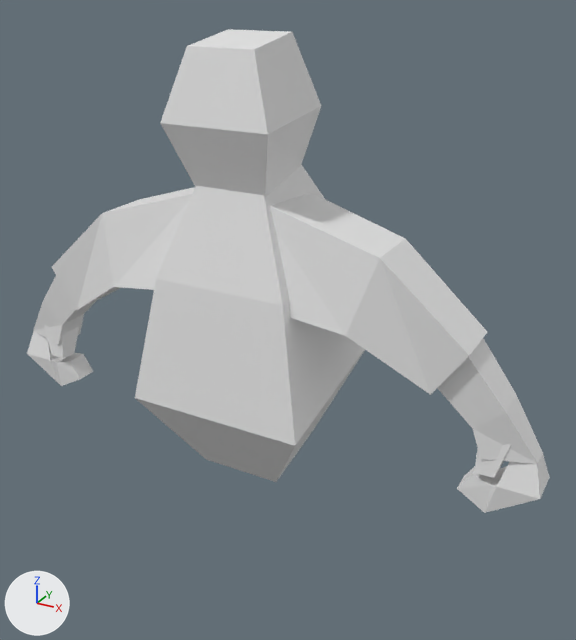
Renders of the Blender file models/monsterguy/untitled.blend from each side of a commit.
The view is the same before and after, from a camera (50 mm lens) standing at (8.66, -13.75, 14.5) and looking at (0.5, 1.08, 7.09). Every picture has the same lights, and +X, +Y and +Z are marked at lower left.

Script lines for the objects in view, before the commit:
```python
me_cube_002 = bpy.data.meshes.new('Cube.002')
me_cube_002.from_pydata(...)  # 16 vertices, 14 faces; spans x -2.86..2.86, y -3.78..1.94, z -5.93..0.9
me_cube_003 = bpy.data.meshes.new('Cube.003')
me_cube_003.from_pydata(...)  # 12 vertices, 10 faces; spans x -0.77..0.51, y -1.07..1.07, z -0.46..2.48
me_cube_015 = bpy.data.meshes.new('Cube.015')
me_cube_015.from_pydata(...)  # 16 vertices, 14 faces; spans x -1.53..0.18, y -0.46..0.38, z -0.46..1.0
ob_1torso = bpy.data.objects.new('1TORSO', me_cube_002)
ob_1torso.location = (0.0, 0.38, 9.99)
ob_1torso.rotation_euler = (0.211, 0.0, 0.0)  # degrees (12, 0, 0)
ob_1torso.scale = (0.723, 0.723, 1.02)
ob_left_fist_001 = bpy.data.objects.new('LEFT_FIST.001', me_cube_015)
ob_left_fist_001.location = (-6.85, 0.46, 4.61)
ob_left_fist_001.scale = (-1.0, 1.0, 1.0)
ob_left_uparm = bpy.data.objects.new('LEFT_UPARM', me_cube_003)
ob_left_uparm.location = (3.34, 0.34, 7.38)
ob_left_uparm.scale = (3.55, 1.18, 1.18)
# also in view: '1HEAD' at (0.0, 0.09, 11.88); 'LEFT_UPARM.001' at (-3.15, 0.34, 8.5); 'LEFT_FIST' at (5.89, 0.41, 4.95); 'LEFT_FORARM' at (5.42, 0.4, 6.67); 'LEFT_FORARM.001' at (-5.7, 0.4, 6.6)
```
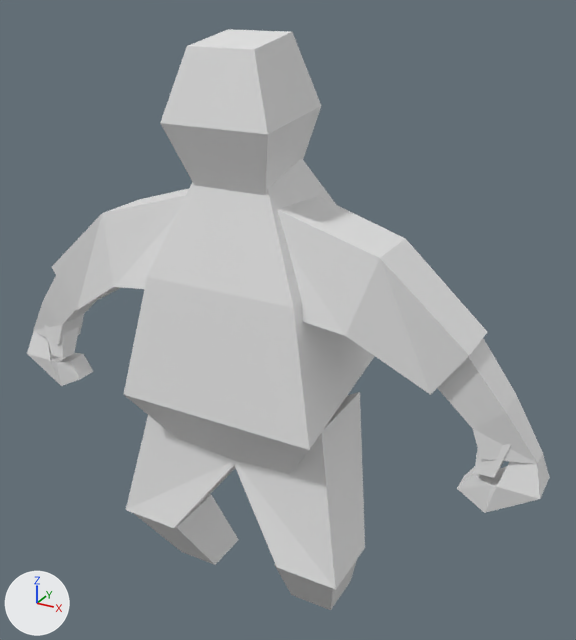
Location of each change, [x1, y1, x2, y2] in pixels of the pictures (576 x 640 px):
'1TORSO', rescaled (10% wider): before [135, 165, 365, 482]; after [123, 159, 375, 474]
'L_leg_upper', added: after [234, 392, 365, 590]
'R_leg_upper', added: after [126, 415, 236, 528]
'R_leg_lower', added: after [134, 494, 239, 565]
'L_leg_lower', added: after [274, 560, 357, 610]

The change, as a list of edits to the scene's bpy script:
```text
Add me_cube_010:
    me_cube_010.from_pydata([(-0.73, 0.25, -1.0), (-0.51, -0.99, 1.0), (-0.73, 1.42, -1.0), (-0.51, 0.53, 1.0), (0.36, 0.25, -1.0), (0.97, -0.99, 1.0), (0.36, 1.42, -1.0), (0.97, 0.53, 1.0)], [], [(0, 1, 3, 2), (2, 3, 7, 6), (6, 7, 5, 4), (4, 5, 1, 0), (2, 6, 4, 0), (7, 3, 1, 5)])
Add me_cube_009:
    me_cube_009.from_pydata([(0.04, -1.63, -0.45), (-1.54, -1.0, 1.25), (0.04, -0.04, -0.45), (-1.54, 1.0, 1.25), (1.54, -1.63, -0.45), (0.8, -1.0, 2.29), (1.54, -0.04, -0.45), (0.8, 1.0, 2.29)], [], [(0, 1, 3, 2), (2, 3, 7, 6), (6, 7, 5, 4), (4, 5, 1, 0), (2, 6, 4, 0), (7, 3, 1, 5)])
Change ob_1torso:
    ob_1torso.scale: (0.723, 0.723, 1.02) -> (0.837, 0.723, 1.02)
Add ob_r_leg_lower:
    ob_r_leg_lower = bpy.data.objects.new('R_leg_lower', me_cube_010)
    ob_r_leg_lower.location = (-1.86, -0.21, 1.06)
    ob_r_leg_lower.scale = (-1.0, 1.0, 1.0)
Add ob_r_leg_upper:
    ob_r_leg_upper = bpy.data.objects.new('R_leg_upper', me_cube_009)
    ob_r_leg_upper.location = (-1.38, 0.41, 2.59)
    ob_r_leg_upper.scale = (-1.0, 1.0, 1.27)
Add ob_l_leg_lower:
    ob_l_leg_lower = bpy.data.objects.new('L_leg_lower', me_cube_010.copy())
    ob_l_leg_lower.location = (1.91, -0.21, 1.06)
Add ob_l_leg_upper:
    ob_l_leg_upper = bpy.data.objects.new('L_leg_upper', me_cube_009.copy())
    ob_l_leg_upper.location = (1.42, 0.41, 2.59)
    ob_l_leg_upper.scale = (1.0, 1.0, 1.27)
```
